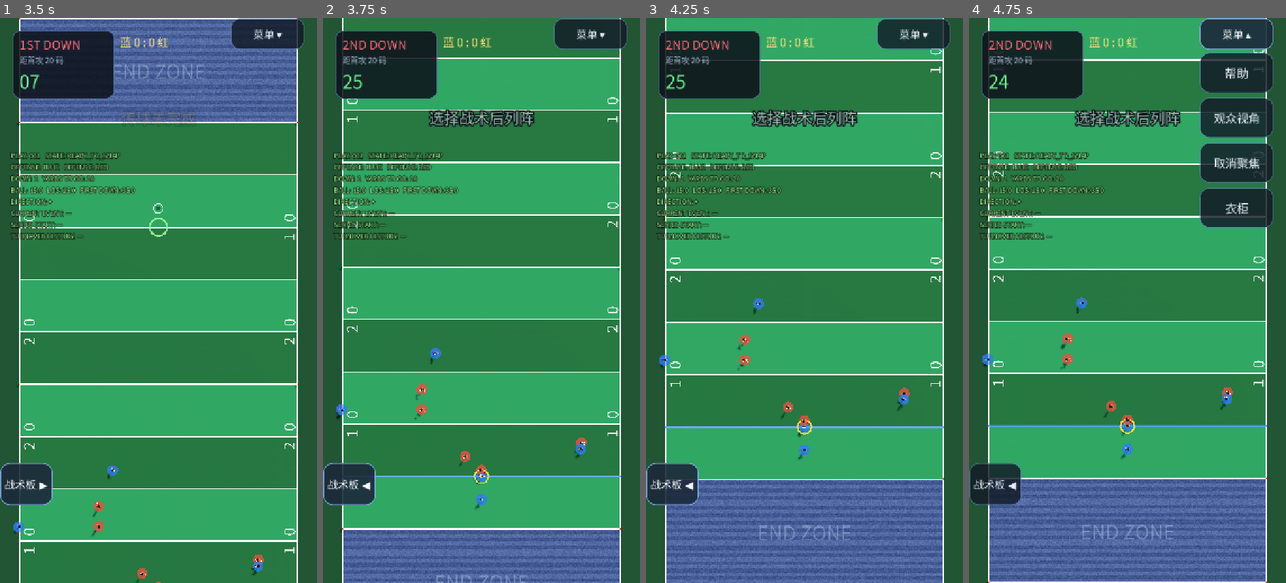
Above: before the commit, frames 1-4 (left to right).
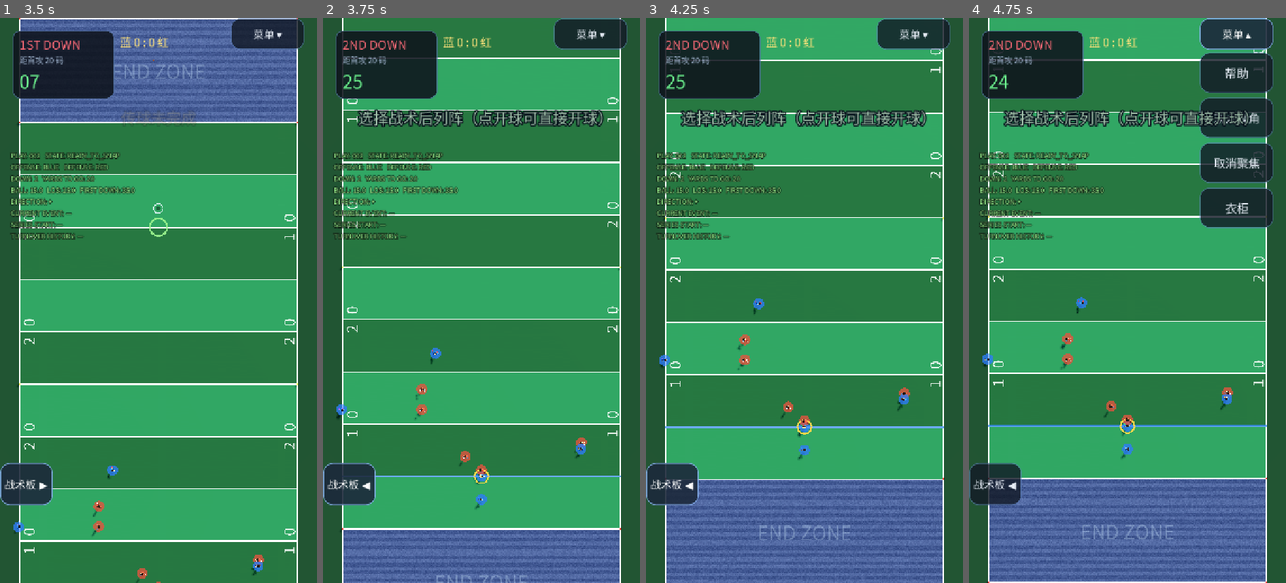
Above: after the commit, the same moments.

Repository: Fanda-81/FF-FlagFootball-Game
Game: Godot game, scene res://tools/ballfocus.tscn
Two runs of this game, one before a commit and one after it. Both use one fixed random seed, a clock stepped at 60 frames per second and the inputs below. This scene is started directly instead of the project's main scene.
Inputs:
- Up to frame 1 (3.5 s): click "菜单 ▾" at 0.5 s; click "菜单 ▴" at 1.25 s; click "战术板" at 2 s; click "战术板 ◀" at 2.75 s
- Up to frame 2 (3.75 s): click "战术板 ▶" at 3.5 s
- Up to frame 3 (4.25 s): no input
- Up to frame 4 (4.75 s): click "菜单 ▾" at 4.25 s

Frame 1 is identical in both runs. In frame 2, 1.9% of the frame differs, in the area x 10-89%, y 16-20%; in frame 3, 1.9%; in frame 4, 1.8%.

Commit message:
Huddle: stop auto-opening play drawer (it swallowed taps, soft-locking snap)

Diff:
--- a/scripts/main.gd
+++ b/scripts/main.gd
@@ -2438,8 +2438,9 @@
 	for actor in _actors.values():
 		(actor as PlayerActor).set_move_input(Vector3.ZERO)
 	_attach_ball(_center)
-	_show_toast("选择战术后列阵", Color("9fd2ff"))
-	debug_open_play_drawer()
+	_show_toast("选择战术后列阵（点开球可直接开球）", Color("9fd2ff"))
+	# 不再自动展开战术板：抽屉面板可能吞掉点击事件，导致开球按钮失效（软死锁）
+	# 玩家可用左下角「战术板」手动打开
 
 
 func _select_play(play_id: String) -> void:
Not shown, changed: build/web/index.pck
